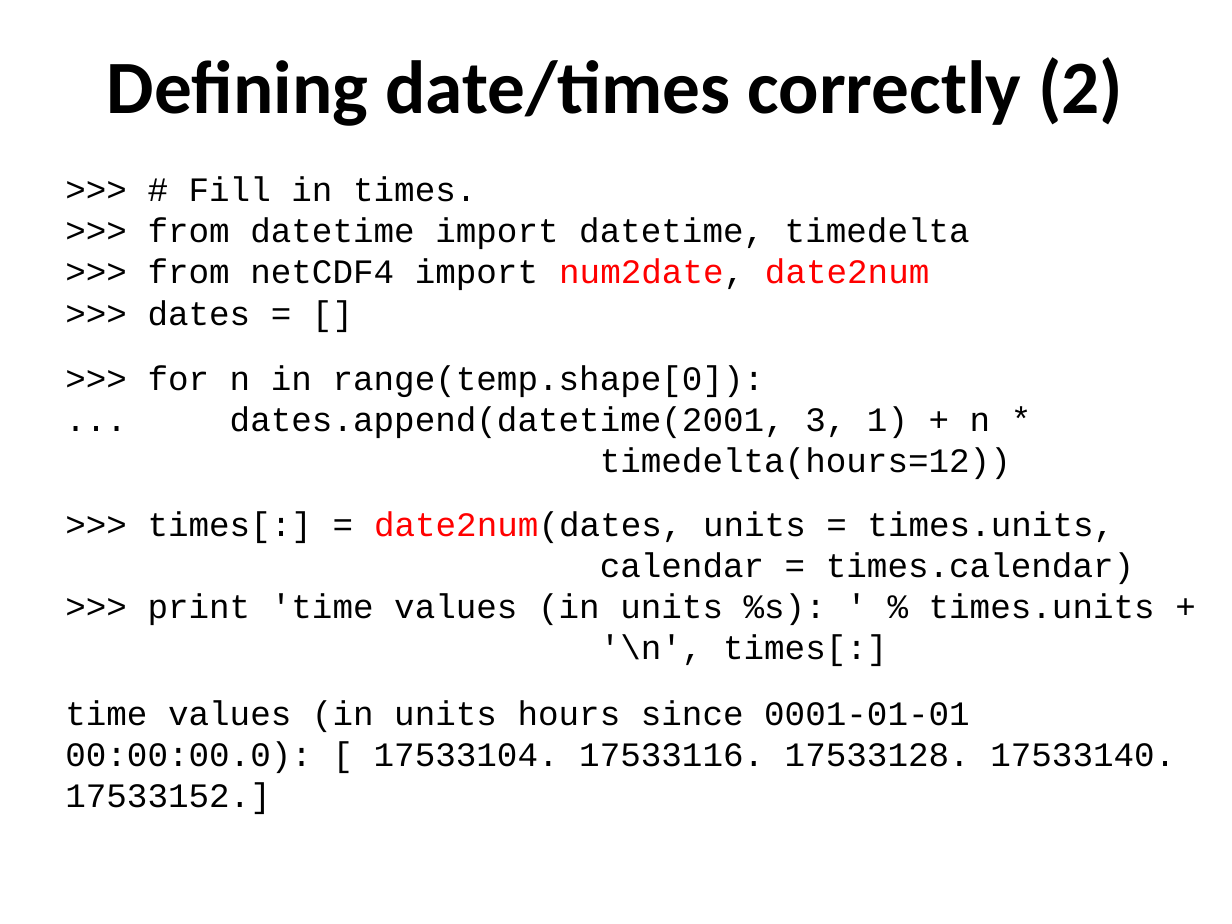
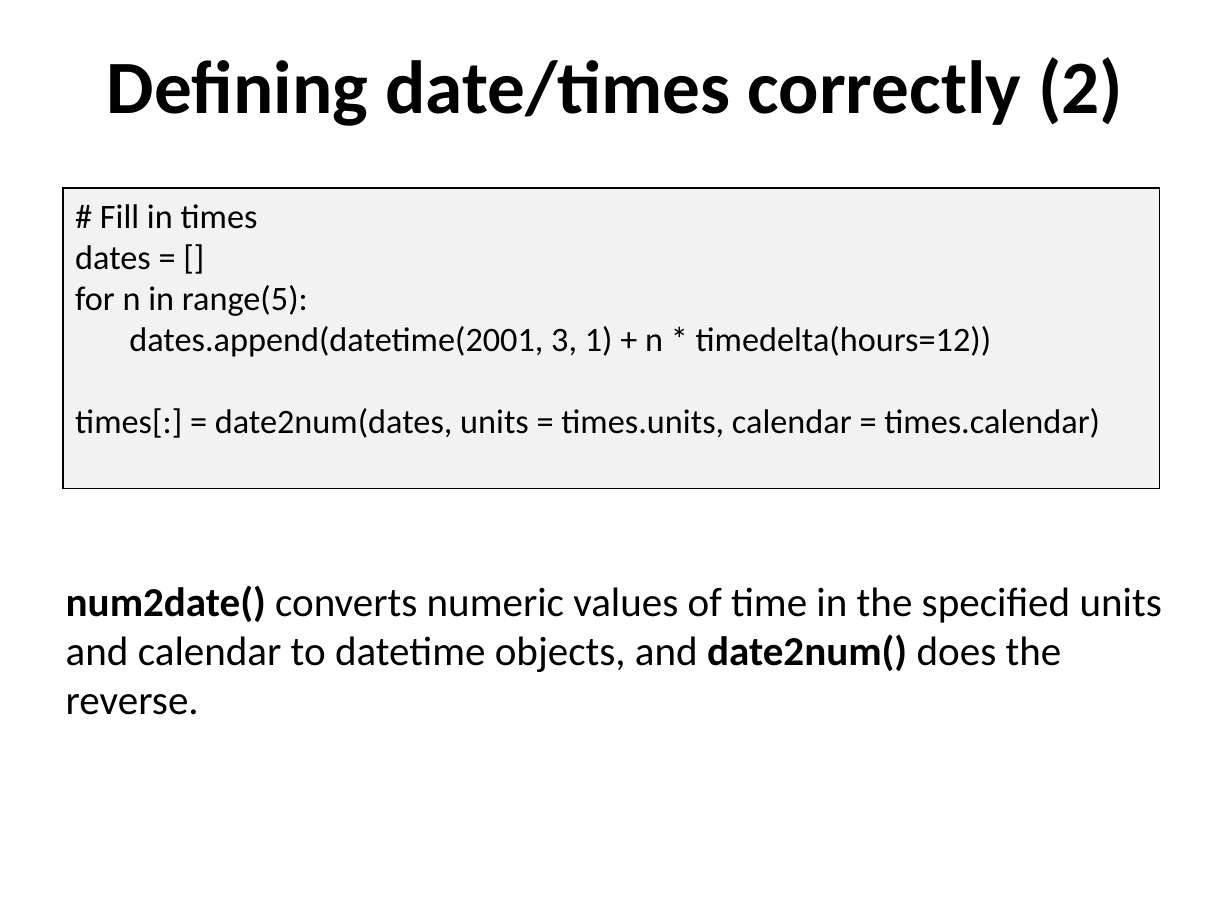
Before and after one commit to ncasuk/ncas-isc, a slide deck: slide 16 of python/presentations/read_write_data/11_create_netcdf_python.ppt (slide 18 before the commit). Drawn at 1232x924 pixels with LibreOffice and Linux fonts; fonts in the diff are those of the drawing; background and template pictures are left out. Boxes give left, top, right and bottom in pixels: in the first picture for what was removed or moved away, otherwise in the second. Text is boxed around its words. In the diff, an @@ line names an element or a change of style, - is before the commit and + after.

```diff
--- a/python/presentations/read_write_data/11_create_netcdf_python.ppt
+++ b/python/presentations/read_write_data/11_create_netcdf_python.ppt
@@ text removed at box(65, 176, 1175, 814) @@
->>> # Fill in times.
->>> from datetime import datetime, timedelta
->>> from netCDF4 import num2date, date2num
->>> dates = []
->>> for n in range(temp.shape[0]):
-... dates.append(datetime(2001, 3, 1) + n *
-timedelta(hours=12))
->>> times[:] = date2num(dates, units = times.units,
-calendar = times.calendar)
->>> print 'time values (in units %s): ' % times.units +
-'\n', times[:]
-time values (in units hours since 0001-01-01 00:00:00.0): [ 17533104. 17533116. 17533128. 17533140. 17533152.]
@@ rectangle added at box(63, 188, 1159, 489), fill #F2F2F2, outline #000000 0.74 pt, 20 pt, text #000000 @@
+# Fill in times
+dates = []
+for n in range(5):
+dates.append(datetime(2001, 3, 1) + n * timedelta(hours=12))
+times[:] = date2num(dates, units = times.units, calendar = times.calendar)
@@ text added at box(66, 585, 1162, 715), 24 pt, text #000000 @@
+num2date() converts numeric values of time in the specified units and calendar to datetime objects, and date2num() does the reverse.
```
Also in this commit, not shown: 17 other slides changed, 3 slides added, 4 slides removed, 3 other files.
